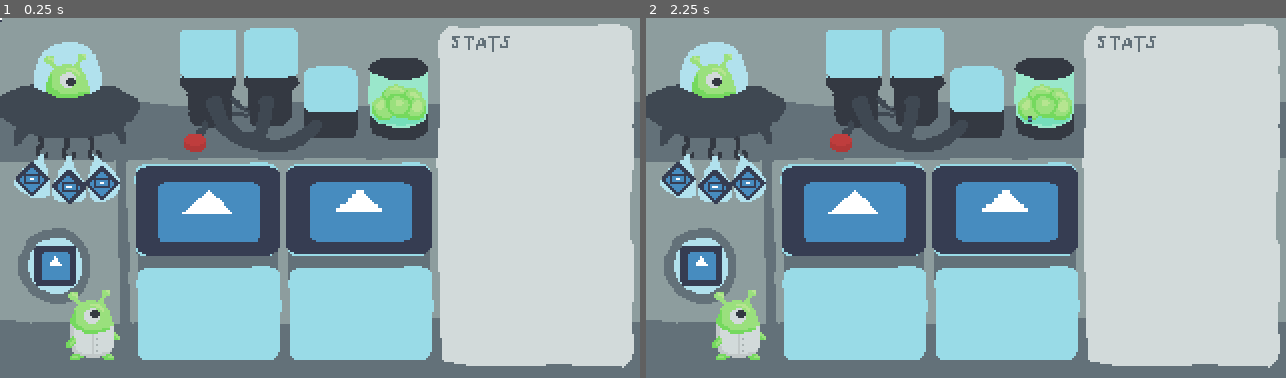
Above: before the commit, frames 1-2 (left to right).
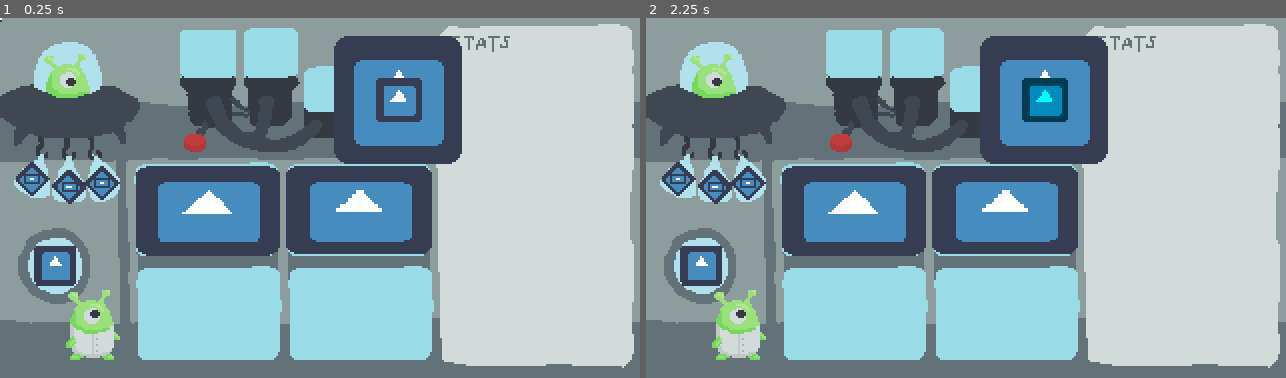
Above: after the commit, the same moments.

Repository: DerGernTod/minijam91
Game: Godot game, scene res://Main.tscn
Two runs of this game, one before a commit and one after it. Both use one fixed random seed, a clock stepped at 60 frames per second and the inputs below. The engine's default icon, where the game draws it, is replaced by a stand-in: a white triangle on a blue panel in a dark square.
Inputs (mouse positions are in pixels of both pictures, inside the frame that each line leads up to):
- Up to frame 1 (0.25 s): no input
- Up to frame 2 (2.25 s): tap Enter at 0.5, 2 s; move the mouse to (1106, 180) at 0.52 s; click (1106, 180) at 0.6 s; tap Space at 1.25 s; move the mouse to (838, 216) at 1.27 s; click (838, 216) at 1.35 s; move the mouse to (1030, 118) at 2.02 s; click (1030, 118) at 2.1 s

The runs differ from the first frame. In frame 1, 6.7% of the frame differs, in the area x 52-73%, y 5-41%; in frame 2, 6.8%.

Commit message:
egg dispenser

Diff:
--- a/Main.tscn
+++ b/Main.tscn
@@ -1,10 +1,11 @@
-[gd_scene load_steps=6 format=2]
+[gd_scene load_steps=7 format=2]
 
 [ext_resource path="res://mothership/background_tmp.png" type="Texture" id=1]
 [ext_resource path="res://fish_tank/FishTank.tscn" type="PackedScene" id=2]
 [ext_resource path="res://cursor/Cursor.tscn" type="PackedScene" id=3]
 [ext_resource path="res://fish_bag/FishBag.tscn" type="PackedScene" id=4]
 [ext_resource path="res://window/Window.tscn" type="PackedScene" id=5]
+[ext_resource path="res://egg_dispenser/EggDispenser.tscn" type="PackedScene" id=6]
 
 [node name="Main" type="Node2D"]
 
@@ -34,3 +35,6 @@
 
 [node name="FishBag3" parent="." instance=ExtResource( 4 )]
 position = Vector2( 51.0268, 82.5249 )
+
+[node name="EggDispenser" parent="." instance=ExtResource( 6 )]
+position = Vector2( 199.383, 40.9475 )
--- a/droppable/Droppable.gd
+++ b/droppable/Droppable.gd
@@ -74,11 +74,15 @@
 	for state in states:
 		state.setup(_sprite)
 	for i in prefill:
-		var instance = PrefillTemplate.instance();
-		get_tree().get_root().call_deferred("add_child", instance)
-		instance.position = position
-		instance._parent_droppable = self
-		_content.push_back(instance)
+		_instance_content(PrefillTemplate)
+
+
+func _instance_content(type: Resource) -> void:
+	var instance = type.instance();
+	get_tree().get_root().call_deferred("add_child", instance)
+	instance.position = position
+	instance._parent_droppable = self
+	_content.push_back(instance)
 
 
 func _get_can_drop() -> bool:
--- /dev/null
+++ b/egg/Egg.tscn
@@ -0,0 +1,5 @@
+[gd_scene load_steps=2 format=2]
+
+[ext_resource path="res://pickable/Pickable.tscn" type="PackedScene" id=1]
+
+[node name="Egg" instance=ExtResource( 1 )]
--- /dev/null
+++ b/egg_dispenser/EggDispenser.gd
@@ -0,0 +1,20 @@
+extends Sprite
+
+onready var Egg = preload("res://egg/Egg.tscn")
+onready var _cur_egg = $Egg;
+
+
+func _ready() -> void:
+	_connect_cur_egg()
+
+
+func _connect_cur_egg() -> void:
+	_cur_egg.connect("dropped", self, "_on_egg_dropped")
+
+
+func _on_egg_dropped(_parent: Area2D) -> void:
+	_cur_egg.disconnect("dropped", self, "_on_egg_dropped")
+	_cur_egg = Egg.instance()
+	add_child(_cur_egg)
+	_cur_egg.position = Vector2.ZERO
+	_connect_cur_egg()
--- /dev/null
+++ b/egg_dispenser/EggDispenser.tscn
@@ -0,0 +1,11 @@
+[gd_scene load_steps=4 format=2]
+
+[ext_resource path="res://egg_dispenser/EggDispenser.gd" type="Script" id=1]
+[ext_resource path="res://icon.png" type="Texture" id=2]
+[ext_resource path="res://egg/Egg.tscn" type="PackedScene" id=3]
+
+[node name="EggDispenser" type="Sprite"]
+texture = ExtResource( 2 )
+script = ExtResource( 1 )
+
+[node name="Egg" parent="." instance=ExtResource( 3 )]
